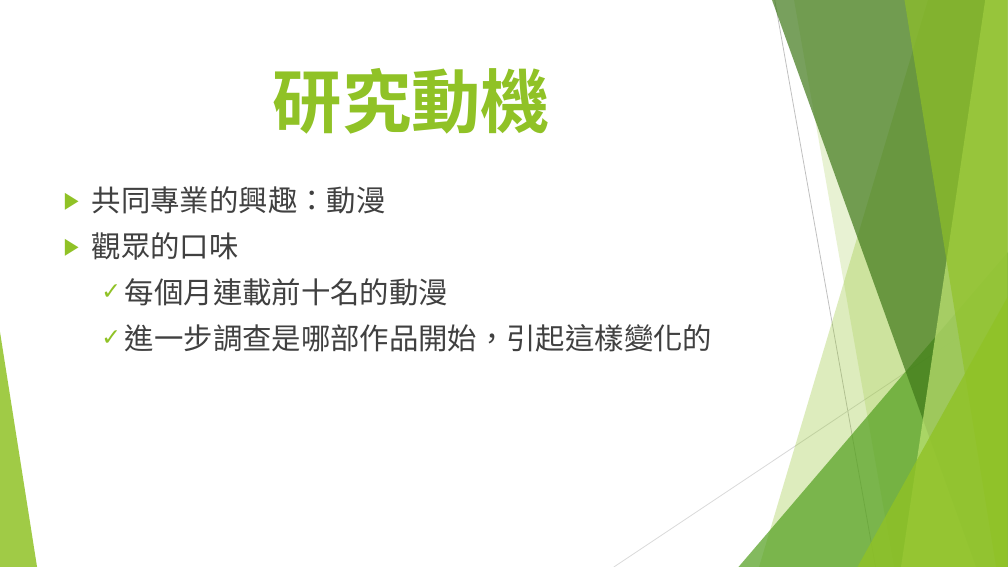
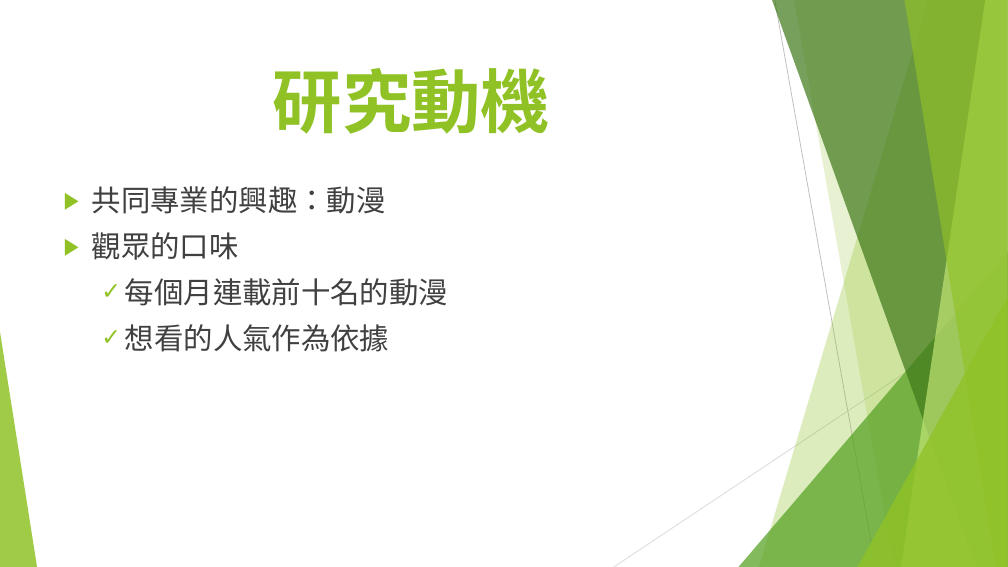
Before and after one commit to Lulu-Lee/106-Summer-Class, a slide deck: slide 2 of Week_5/Report of Animation.pptx. Drawn at 1008x567 pixels with LibreOffice and Linux fonts; fonts in the diff are those of the drawing. Boxes give left, top, right and bottom in pixels: in the first picture for what was removed or moved away, otherwise in the second. Text is boxed around its words. In the diff, an @@ line names an element or a change of style, - is before the commit and + after.

```diff
--- a/Week_5/Report of Animation.pptx
+++ b/Week_5/Report of Animation.pptx
@@ text at <box>125,324,389,352</box>: text changed @@
-  ✓ 進一步調查是哪部作品開始，引起這樣變化的
+  ✓ 想看的人氣作為依據
```
Also in this commit, not shown: 2 other slides changed, 1 slide added, 2 other files.
